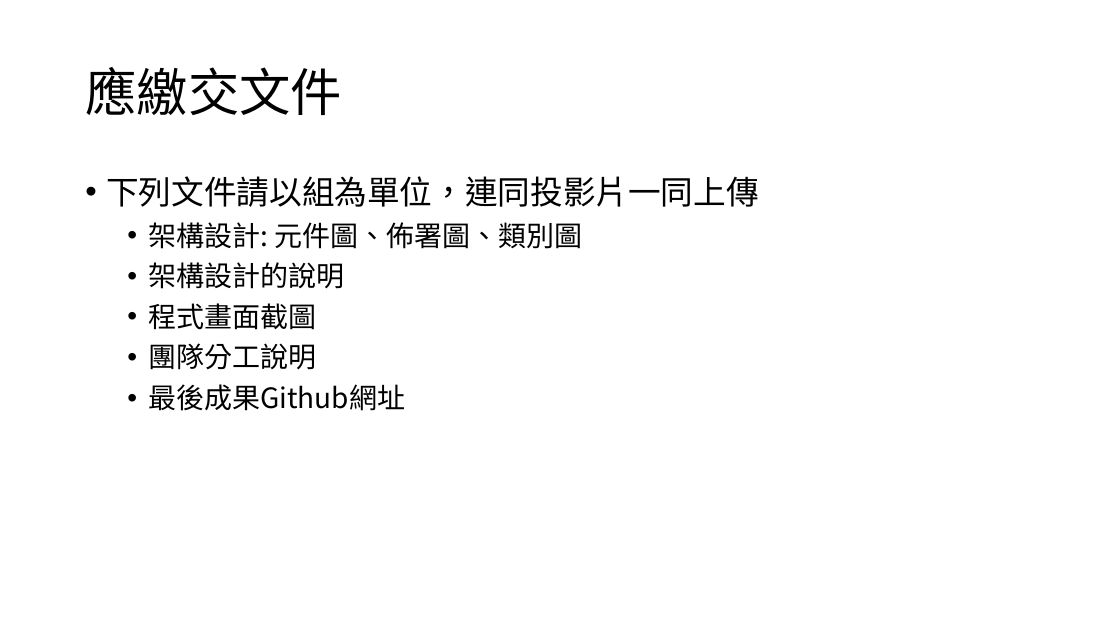
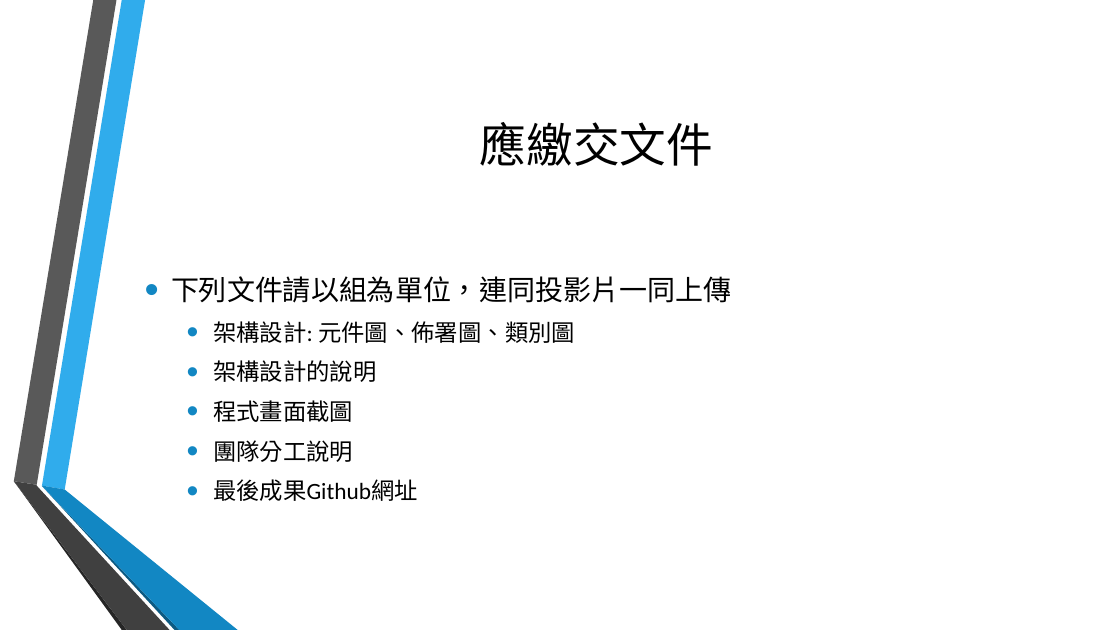
Before and after one commit to TeamTOS/courseSelecting, a slide deck: slide 12 of 期末結案.pptx (slide 2 before the commit). Drawn at 1120x630 pixels with LibreOffice and Linux fonts; fonts in the diff are those of the drawing; background and template pictures are left out. Boxes give left, top, right and bottom in pixels: in the first picture for what was removed or moved away, otherwise in the second. Text is boxed around its words. In the diff, an @@ line names an element or a change of style, - is before the commit and + after.

```diff
--- a/期末結案.pptx
+++ b/期末結案.pptx
@@ title "應繳交文件": place and size @@
-title "應繳交文件" at box(85, 67, 342, 115)
+title "應繳交文件" at box(480, 122, 713, 166)
@@ title "應繳交文件" at box(480, 122, 713, 166): size 44 to 40 pt, font Noto Sans CJK SC to Calibri; alignment left to centre; line spacing 0.9 to 1 @@
@@ text "下列文件請以組為單位，連同投影片一同上傳": place and size @@
-text "下列文件請以組為單位，連同投影片一同上傳" at box(106, 176, 758, 411)
+text "下列文件請以組為單位，連同投影片一同上傳" at box(171, 276, 731, 501)
@@ text "下列文件請以組為單位，連同投影片一同上傳" at box(171, 276, 731, 501): size 28 to 24 pt in "下列文件請以組為單位，連同投影片一同上傳"; font Noto Sans CJK SC to Calibri; size 24 to 20 pt in "架構設計: 元件圖、佈署圖、類別圖", "架構設計的說明", "程式畫面截圖", "團隊分工說明" and 1 more places; indent changed; more space between paragraphs; vertical alignment top to middle @@
@@ group added at box(13, 0, 238, 630): 6 freeform shapes @@
```
Also in this commit, not shown: 7 other slides changed, 4 slides added.
